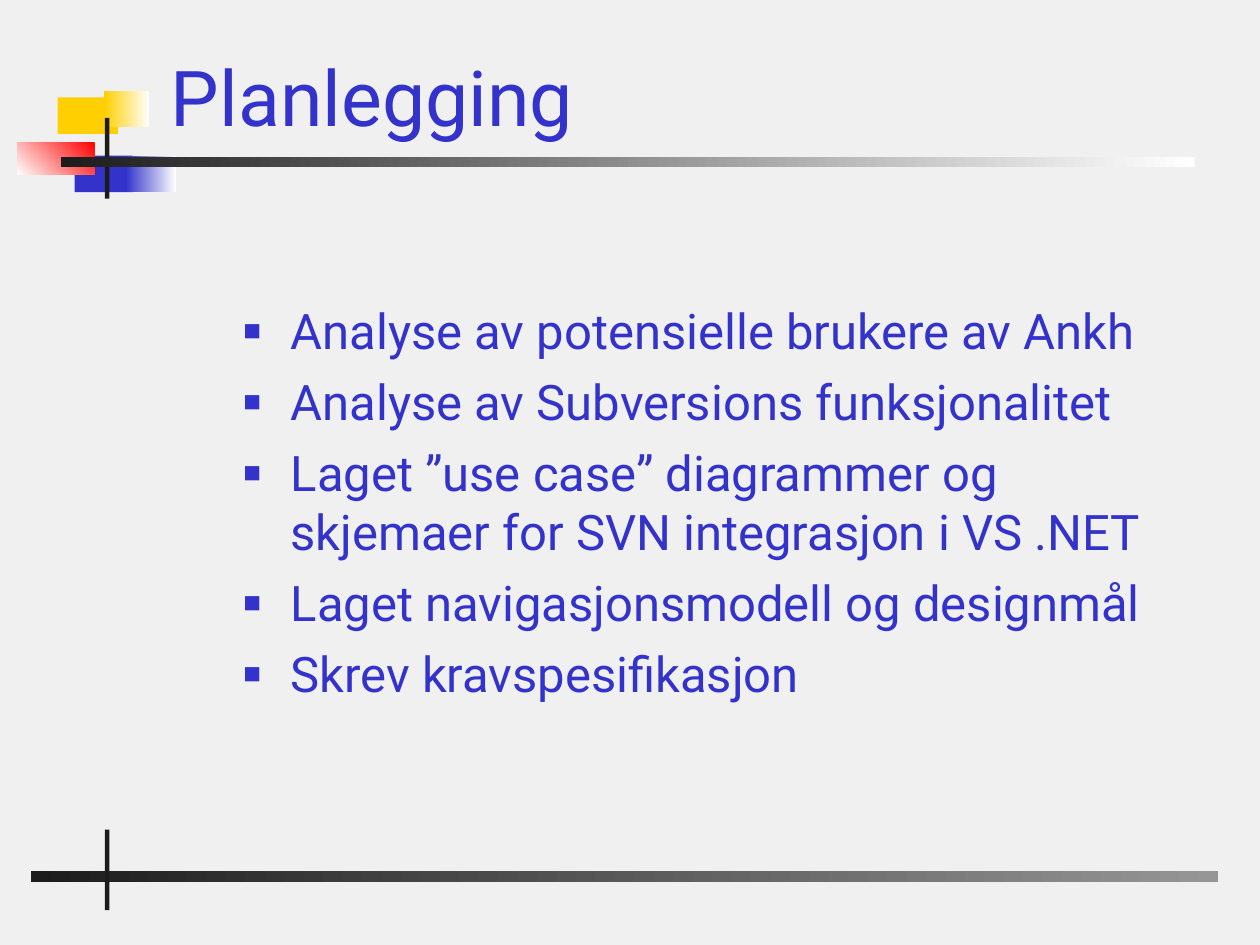
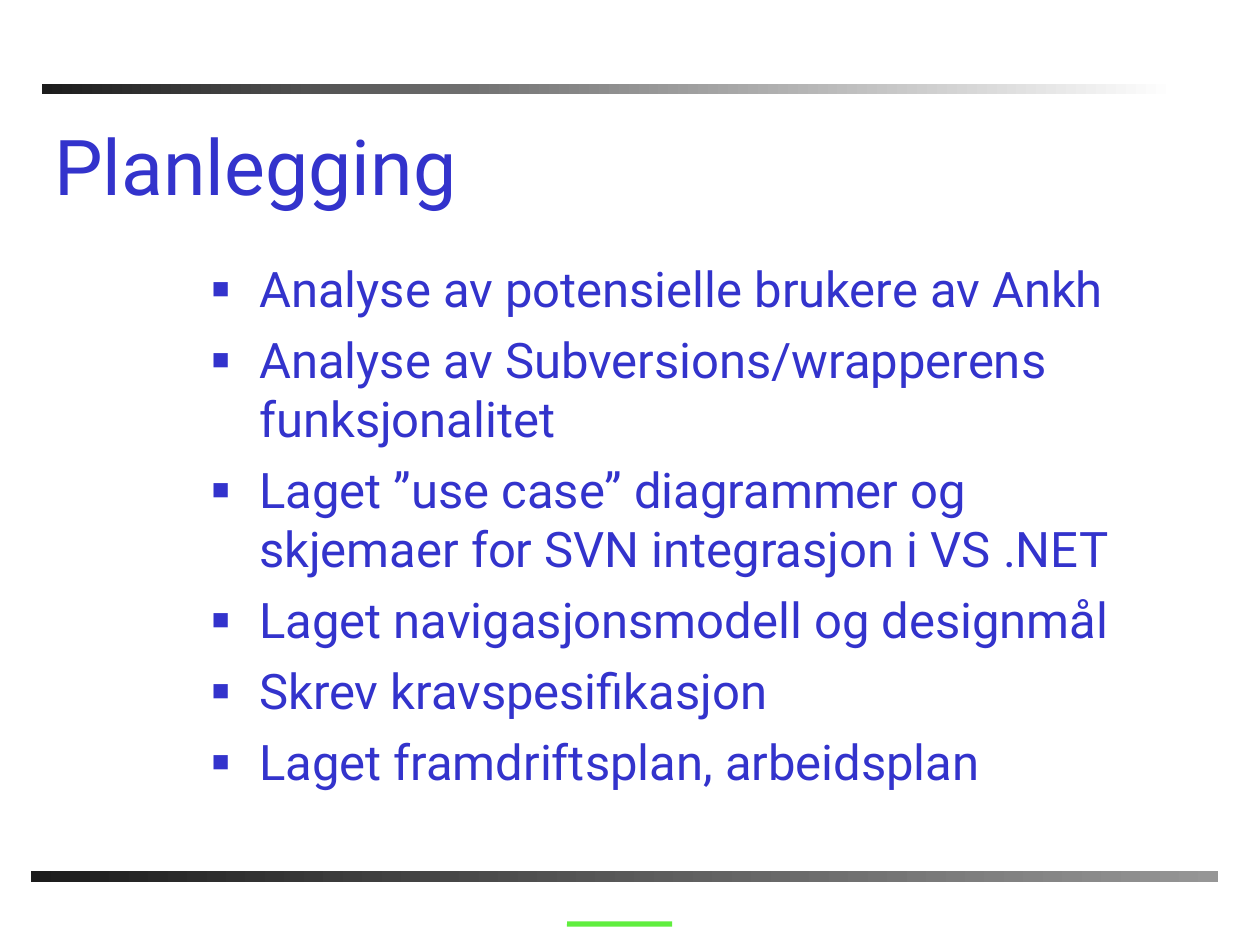
Before and after one commit to AnkhSVN/AnkhSVN, a slide deck: slide 16 of doc/powerpoint/Subversion_addin_for_VS.NET.ppt (slide 17 before the commit). Drawn at 1260x945 pixels with LibreOffice and Linux fonts; fonts in the diff are those of the drawing; background and template pictures are left out. Boxes give left, top, right and bottom in pixels: in the first picture for what was removed or moved away, otherwise in the second. Text is boxed around its words. In the diff, an @@ line names an element or a change of style, - is before the commit and + after.

```diff
--- a/doc/powerpoint/Subversion_addin_for_VS.NET.ppt
+++ b/doc/powerpoint/Subversion_addin_for_VS.NET.ppt
@@ background #F0F0F0 to #FFFFFF @@
@@ rectangle moved from (x1=60, y1=158, x2=1194, y2=168) to (x1=42, y1=84, x2=1176, y2=94) @@
@@ title "Planlegging" moved from (x1=171, y1=68, x2=573, y2=142) to (x1=54, y1=137, x2=456, y2=211) @@
@@ rectangle removed at (x1=58, y1=97, x2=118, y2=134) @@
@@ rectangle removed at (x1=105, y1=91, x2=150, y2=127) @@
@@ rectangle removed at (x1=105, y1=118, x2=108, y2=199) @@
@@ rectangle removed at (x1=18, y1=142, x2=94, y2=175) @@
@@ rectangle removed at (x1=74, y1=155, x2=132, y2=192) @@
@@ rectangle removed at (x1=126, y1=155, x2=176, y2=192) @@
@@ text "Analyse av potensielle brukere av ..." moved from (x1=291, y1=312, x2=1140, y2=703) to (x1=259, y1=270, x2=1109, y2=790) @@
@@ text at (x1=259, y1=341, x2=1046, y2=448): text changed @@
-■ Analyse av Subversions funksjonalitet
+■ Analyse av Subversions/wrapperens funksjonalitet
@@ text at (x1=259, y1=742, x2=979, y2=790): paragraph added @@
+■ Laget framdriftsplan, arbeidsplan
@@ rectangle removed at (x1=105, y1=829, x2=108, y2=910) @@
@@ line added from (567, 924) to (672, 924), #60EE3E 3 pt @@
```
Also in this commit, not shown: 22 other slides changed, 1 slide added, 1 slide removed.
